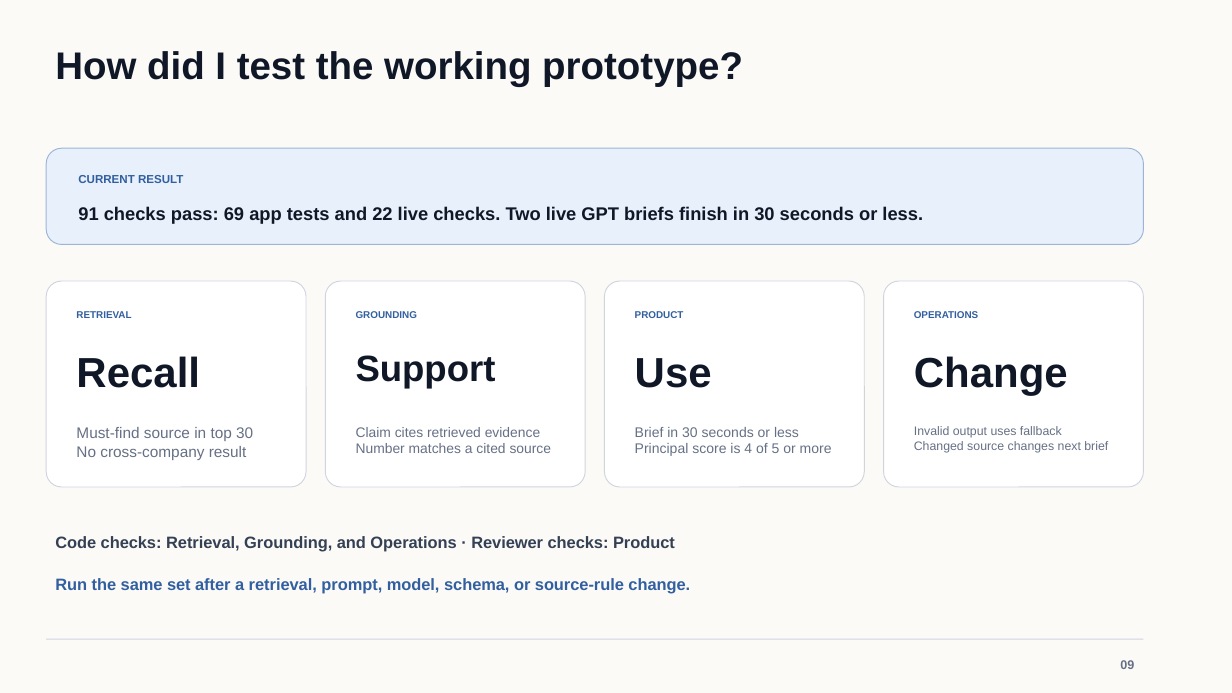
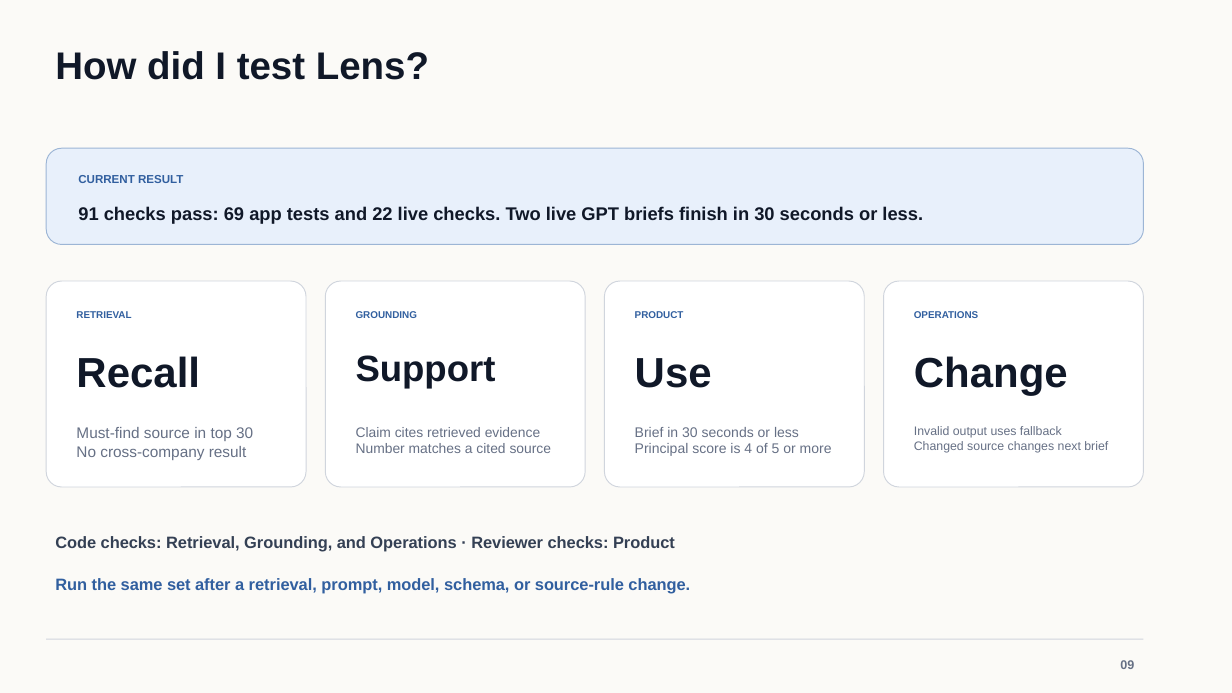
Before and after one commit to osuthorpe/LENS-POC, a slide deck: slide 9 of docs/AVIC-Portfolio-Intelligence-Brief.pptx. Drawn at 1232x693 pixels with LibreOffice and Linux fonts; fonts in the diff are those of the drawing. Boxes give left, top, right and bottom in pixels: in the first picture for what was removed or moved away, otherwise in the second. Text is boxed around its words. In the diff, an @@ line names an element or a change of style, - is before the commit and + after.

Commit message:
Name the product Lens in the deck

```diff
--- a/docs/AVIC-Portfolio-Intelligence-Brief.pptx
+++ b/docs/AVIC-Portfolio-Intelligence-Brief.pptx
@@ text at [55, 51, 429, 80]: text changed @@
-How did I test the working prototype?
+How did I test Lens?
```
Also in this commit, not shown: 8 other slides changed.
